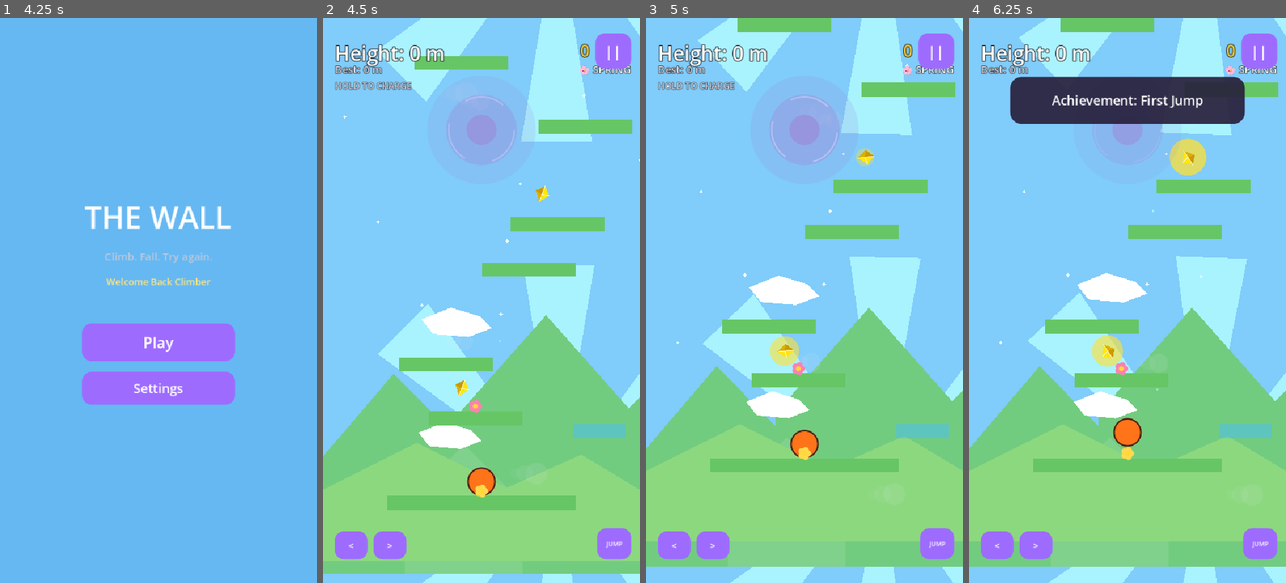
Above: before the commit, frames 1-4 (left to right).
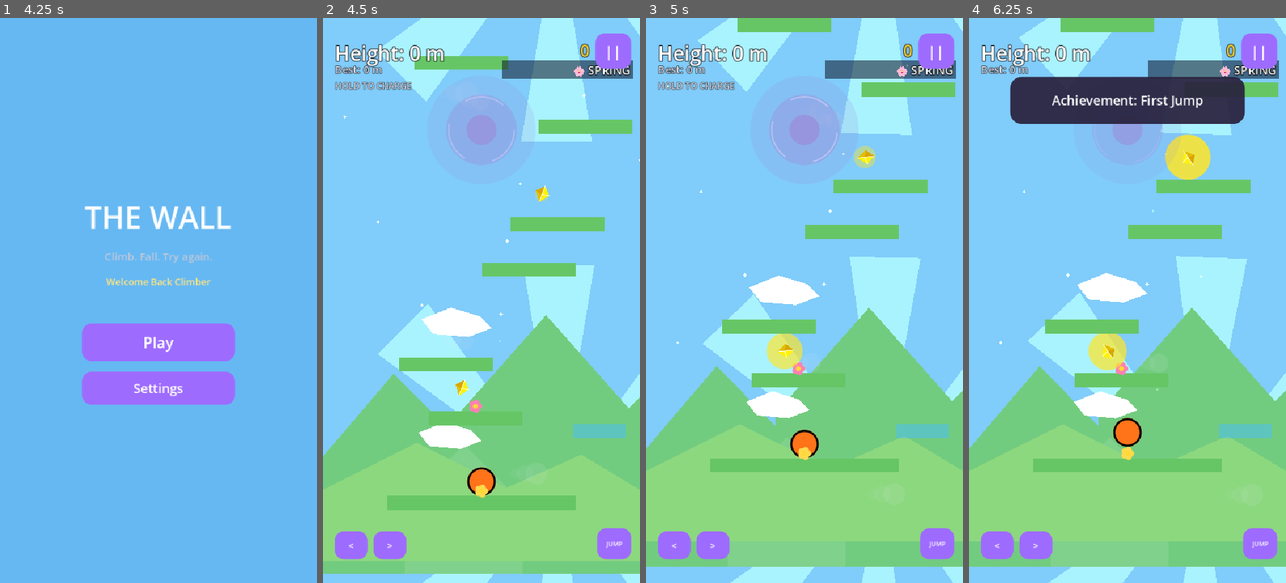
Above: after the commit, the same moments.

Repository: KEVIN-NGUYENDAD/TheWall
Game: Godot game, scene res://scenes/ui/MainMenu.tscn
The game is run twice, just before and just after one commit, with the same random seed, the same clock (stepped at 60 frames per second) and the same inputs.
Inputs (mouse positions are in pixels of both pictures, inside the frame that each line leads up to):
- Up to frame 1 (4.25 s): click (158, 294) at 0.52 s; type "Alex" at 0.6 s; click "Confirm" at 1.25 s; click "Settings" at 2 s; click "Change Name" at 2.75 s; click "Confirm" at 3.5 s
- Up to frame 2 (4.5 s): click "Play" at 4.25 s
- Up to frame 3 (5 s): no input
- Up to frame 4 (6.25 s): click "||" at 5 s; click "Resume" at 5.75 s

Frame 1 is identical in both runs. In frame 2, 1.3% of the frame differs, in the area x 45-98%, y 7-85%; in frame 3, 1.8%; in frame 4, 2.7%, in the area x 37-98%, y 7-76%.

Commit message:
Final Beta hotfix: real bird audio, quieter music, contrast, Easy mode
Add a real bird_chirp.mp3 (sourced, not synthesized) at the exact path
AudioManager expects — bird reward sounds now actually play. Fix the
path/extension mismatch that silently prevented bird and eagle sounds
from ever loading (code expected audio/sfx/*.ogg; the correct location
per spec is audio/bird_chirp.mp3 and audio/eagle.mp3 directly under
audio/). Add a 0.35s per-key cooldown so rapid bird pickups (e.g. a nest
spawning two at once) can't overlap into spam, and drop the bird chirp's
"hype" volume boost so it sits quieter than the boosted rewards — all
other SFX volumes are untouched.

Cut music volume another ~1/3 (-20.5dB -> -30dB) per continued feedback
that it still dominated gameplay SFX.

Strengthen contrast further: coin brighter/bigger glow and sparkle,
player outline fully opaque black, Eagle darkened toward a near-black
silhouette. Improved Season HUD readability with a background chip and
larger outlined text.

Reduced Easy difficulty another 50% (traps/eagles/gaps) per feedback;
Medium and Hard multipliers are unchanged since they already match the
previous Easy/Medium as instructed.

Co-Authored-By: Claude Sonnet 5 <noreply@anthropic.com>
Claude-Session: https://claude.ai/code/session_01Hf6f2B1HXdNvtGjYUAarzT

Diff:
--- a/scenes/ui/HUD.tscn
+++ b/scenes/ui/HUD.tscn
@@ -51,6 +51,18 @@
 horizontal_alignment = 2
 text = "0"
 
+[node name="SeasonBG" type="ColorRect" parent="."]
+mouse_filter = 2
+anchor_left = 1.0
+anchor_top = 0.0
+anchor_right = 1.0
+anchor_bottom = 0.0
+offset_left = -234.0
+offset_top = 72.0
+offset_right = -12.0
+offset_bottom = 104.0
+color = Color(0.05, 0.08, 0.15, 0.55)
+
 [node name="SeasonLabel" type="Label" parent="."]
 anchor_left = 1.0
 anchor_top = 0.0
@@ -59,12 +71,13 @@
 offset_left = -230.0
 offset_top = 74.0
 offset_right = -16.0
-offset_bottom = 100.0
-theme_override_font_sizes/font_size = 18
+offset_bottom = 102.0
+theme_override_font_sizes/font_size = 20
 theme_override_colors/font_color = Color(1, 1, 1, 1)
-theme_override_colors/font_outline_color = Color(0, 0, 0, 0.85)
-theme_override_constants/outline_size = 4
+theme_override_colors/font_outline_color = Color(0, 0, 0, 1.0)
+theme_override_constants/outline_size = 5
 horizontal_alignment = 2
+vertical_alignment = 1
 text = ""
 
 [node name="PauseButton" type="Button" parent="."]
--- a/scripts/autoload/AudioManager.gd
+++ b/scripts/autoload/AudioManager.gd
@@ -1,6 +1,7 @@
 extends Node
 
-# Plays one-shot SFX from real audio files under res://audio/sfx/.
+# Plays one-shot SFX from real audio files (mostly under res://audio/sfx/,
+# except bird_chirp.mp3 and eagle.mp3 which live directly under res://audio/).
 # No procedural synthesis — if a file for a given name doesn't exist yet,
 # play() silently does nothing. See audio/README.md for the expected manifest.
 
@@ -15,12 +16,21 @@
 	"dash": 4.0,
 	"checkpoint": 6.0,
 	"memory": 5.0,
-	"white_bird": 4.0,
-	"chirp": 4.0,
 	"near_miss": 5.0,
 	"eagle": 3.0,
 }
+# Bird chirp intentionally has no hype boost — it should sit quieter/gentler
+# than the boosted rewards above, not compete with them.
+const BIRD_CHIRP_VOLUME_DB: float = -6.0
 const HYPE_PITCH_VARIANCE: float = 0.14
+
+# Bird chirp fires on every reward-bird pickup, which can happen in quick
+# succession (e.g. a nest spawning two at once) — cooldown stops it from
+# overlapping into a spammy flutter of the same sound.
+const SFX_COOLDOWN_SEC: Dictionary = {
+	"white_bird": 0.35,
+	"chirp": 0.35,
+}
 
 const SFX_PATHS: Dictionary = {
 	"jump": "res://audio/sfx/jump.ogg",
@@ -31,17 +41,18 @@
 	"landing": "res://audio/sfx/landing.ogg",
 	"memory": "res://audio/sfx/memory.ogg",
 	"near_miss": "res://audio/sfx/nearmiss.ogg",
-	"white_bird": "res://audio/sfx/bird_chirp.ogg",
-	"chirp": "res://audio/sfx/bird_chirp.ogg",
+	"white_bird": "res://audio/bird_chirp.mp3",
+	"chirp": "res://audio/bird_chirp.mp3",
 	"area_discovery": "res://audio/sfx/area_discovery.ogg",
 	"click": "res://audio/sfx/click.ogg",
 	"unlock": "res://audio/sfx/unlock.ogg",
-	"eagle": "res://audio/sfx/eagle.ogg",
+	"eagle": "res://audio/eagle.mp3",
 }
 
 var _cache: Dictionary = {}
 var _voices: Array = []
 var _next_voice: int = 0
+var _last_played_ms: Dictionary = {}
 
 
 func _ready() -> void:
@@ -66,10 +77,22 @@
 func play(sfx_name: String) -> void:
 	if not _cache.has(sfx_name):
 		return
+
+	var cooldown: float = SFX_COOLDOWN_SEC.get(sfx_name, 0.0)
+	if cooldown > 0.0:
+		var now_ms: int = Time.get_ticks_msec()
+		var last_ms: int = _last_played_ms.get(sfx_name, -1000000)
+		if now_ms - last_ms < int(cooldown * 1000.0):
+			return
+		_last_played_ms[sfx_name] = now_ms
+
 	var voice: AudioStreamPlayer = _voices[_next_voice]
 	_next_voice = (_next_voice + 1) % VOICE_COUNT
 	voice.stream = _cache[sfx_name]
-	voice.volume_db = SFX_VOLUME_DB.get(sfx_name, 0.0)
+	if sfx_name == "white_bird" or sfx_name == "chirp":
+		voice.volume_db = BIRD_CHIRP_VOLUME_DB
+	else:
+		voice.volume_db = SFX_VOLUME_DB.get(sfx_name, 0.0)
 	var variance: float = HYPE_PITCH_VARIANCE if SFX_VOLUME_DB.has(sfx_name) else PITCH_VARIANCE
 	voice.pitch_scale = 1.0 + randf_range(-variance, variance)
 	voice.play()
--- a/scripts/autoload/MusicManager.gd
+++ b/scripts/autoload/MusicManager.gd
@@ -8,11 +8,10 @@
 # See audio/README.md for the current track mapping.
 
 const CROSSFADE_TIME: float = 4.0
-# Immersion pass: music was still dominating gameplay feedback (checkpoints,
-# coins, eagle warnings). Cut again to ~1/3 of the previous level — SFX
+# Hotfix pass: still too loud. Cut to ~1/3 of the previous level again — SFX
 # volumes in AudioManager are untouched.
-# (-11dB -> -20.5dB is roughly a further 1/3 linear-loudness reduction.)
-const SEASON_VOLUME_DB: float = -20.5
+# (-20.5dB -> -30.0dB is roughly a further 1/3 linear-loudness reduction.)
+const SEASON_VOLUME_DB: float = -30.0
 const SILENT_DB: float = -80.0
 
 # Only 3 real tracks exist; adjacent seasons share one so the whole climb
@@ -25,7 +24,7 @@
 	"res://audio/music/the_mountain-fantasy-quest-184140.mp3", # Storm
 ]
 const MENU_TRACK_PATH: String = "res://audio/music/velariomusic-happy-vibes-591803.mp3"
-const MENU_VOLUME_DB: float = -20.5
+const MENU_VOLUME_DB: float = -30.0
 
 var _season_streams: Array = []
 var _player_a: AudioStreamPlayer
--- a/scripts/player/Visual.gd
+++ b/scripts/player/Visual.gd
@@ -9,6 +9,6 @@
 func _draw() -> void:
 	draw_circle(Vector2.ZERO, radius, body_color, true, -1.0, true)
 	# Dark outline so the player reads clearly against any sky/season color.
-	draw_arc(Vector2.ZERO, radius - 1.0, 0.0, TAU, 32, Color(0.05, 0.05, 0.1, 0.8), 2.5, true)
+	draw_arc(Vector2.ZERO, radius - 1.5, 0.0, TAU, 32, Color(0.0, 0.0, 0.0, 1.0), 3.5, true)
 	if is_charging:
 		draw_arc(Vector2.ZERO, radius + 6.0, 0.0, TAU * charge_ratio, 32, Color(1.0, 0.3, 0.3), 4.0, true)
--- a/scripts/world/Coin.gd
+++ b/scripts/world/Coin.gd
@@ -3,10 +3,10 @@
 signal collected
 
 const RADIUS: float = 12.0
-const GEM_COLOR: Color = Color(1.0, 0.9, 0.05, 1.0)
-const GEM_DARK: Color = Color(0.8, 0.6, 0.0, 1.0)
-const FACET_COLOR: Color = Color(1.0, 0.98, 0.8, 0.95)
-const GLOW_COLOR: Color = Color(1.0, 0.88, 0.2, 0.75)
+const GEM_COLOR: Color = Color(1.0, 0.95, 0.0, 1.0)
+const GEM_DARK: Color = Color(0.85, 0.65, 0.0, 1.0)
+const FACET_COLOR: Color = Color(1.0, 1.0, 0.85, 1.0)
+const GLOW_COLOR: Color = Color(1.0, 0.9, 0.15, 0.85)
 const SPARKLE_COLOR: Color = Color(1.0, 1.0, 0.95, 1.0)
 
 var is_collected: bool = false
@@ -33,7 +33,7 @@
 
 func _draw() -> void:
 	var pulse: float = 0.6 + 0.4 * sin(_t * 4.0)
-	draw_circle(Vector2.ZERO, RADIUS * 2.6 * pulse, Color(GLOW_COLOR.r, GLOW_COLOR.g, GLOW_COLOR.b, GLOW_COLOR.a * pulse), true, -1.0, true)
+	draw_circle(Vector2.ZERO, RADIUS * 3.2 * pulse, Color(GLOW_COLOR.r, GLOW_COLOR.g, GLOW_COLOR.b, GLOW_COLOR.a * pulse), true, -1.0, true)
 
 	# faceted gem silhouette: pointed top, wide middle, pointed bottom
 	var top: Vector2 = Vector2(0, -RADIUS * 1.3)
@@ -59,9 +59,9 @@
 			var s_alpha: float = 1.0 - (sparkle_phase / 1.2)
 			var s_angle: float = i * 2.4
 			var s_pos: Vector2 = Vector2(cos(s_angle), sin(s_angle)) * RADIUS * 1.7
-			_draw_sparkle(s_pos, 4.0 * s_alpha, Color(SPARKLE_COLOR.r, SPARKLE_COLOR.g, SPARKLE_COLOR.b, s_alpha))
+			_draw_sparkle(s_pos, 6.5 * s_alpha, Color(SPARKLE_COLOR.r, SPARKLE_COLOR.g, SPARKLE_COLOR.b, s_alpha))
 
 
 func _draw_sparkle(pos: Vector2, size: float, color: Color) -> void:
-	draw_line(pos + Vector2(-size, 0), pos + Vector2(size, 0), color, 1.5, true)
-	draw_line(pos + Vector2(0, -size), pos + Vector2(0, size), color, 1.5, true)
+	draw_line(pos + Vector2(-size, 0), pos + Vector2(size, 0), color, 2.0, true)
+	draw_line(pos + Vector2(0, -size), pos + Vector2(0, size), color, 2.0, true)
--- a/scripts/world/Main.gd
+++ b/scripts/world/Main.gd
@@ -76,15 +76,15 @@
 const FLOWER_CHANCE: float = 0.2
 
 # Difficulty modes: multipliers applied on top of the base level curve.
-# Immersion pass: shifted every tier down again per feedback — the old
-# Medium multipliers (1.0x) now define Hard, the old Easy multipliers
-# (0.5x) now define Medium, and a brand new, gentler Easy (0.25x, smaller
-# gaps for more forgiving jumps) sits below that.
-const DIFFICULTY_TRAP_MULT: Dictionary = {"EASY": 0.25, "MEDIUM": 0.5, "HARD": 1.0}
-const DIFFICULTY_HAZARD_MULT: Dictionary = {"EASY": 0.25, "MEDIUM": 0.5, "HARD": 1.0}
-const DIFFICULTY_GAP_MULT: Dictionary = {"EASY": 0.65, "MEDIUM": 0.8, "HARD": 1.0}
+# Hotfix pass: Medium/Hard stay put (Medium == previous Easy, Hard ==
+# previous Medium, per the standing instruction that those two are already
+# right) — only Easy was cut another 50% (traps/eagles/gaps) for even
+# safer jumps and more recovery room.
+const DIFFICULTY_TRAP_MULT: Dictionary = {"EASY": 0.125, "MEDIUM": 0.5, "HARD": 1.0}
+const DIFFICULTY_HAZARD_MULT: Dictionary = {"EASY": 0.125, "MEDIUM": 0.5, "HARD": 1.0}
+const DIFFICULTY_GAP_MULT: Dictionary = {"EASY": 0.55, "MEDIUM": 0.8, "HARD": 1.0}
 const DIFFICULTY_BIRD_INTERVAL_MULT: Dictionary = {"EASY": 0.6, "MEDIUM": 1.0, "HARD": 1.6}
-const DIFFICULTY_EAGLE_CHANCE_MULT: Dictionary = {"EASY": 0.25, "MEDIUM": 0.5, "HARD": 1.0}
+const DIFFICULTY_EAGLE_CHANCE_MULT: Dictionary = {"EASY": 0.125, "MEDIUM": 0.5, "HARD": 1.0}
 const EAGLE_BASE_CHANCE: float = 0.25
 
 # Coin-reward power-ups (Shop).
--- a/scripts/world/PredatorBird.gd
+++ b/scripts/world/PredatorBird.gd
@@ -8,8 +8,8 @@
 const TELEGRAPH_TIME: float = 0.7
 const DIVE_SPEED: float = 340.0
 const LIFETIME: float = 4.0
-const COLOR: Color = Color(0.35, 0.06, 0.05, 1.0)
-const ACCENT_COLOR: Color = Color(0.55, 0.28, 0.04, 1.0)
+const COLOR: Color = Color(0.12, 0.03, 0.03, 1.0)
+const ACCENT_COLOR: Color = Color(0.3, 0.14, 0.02, 1.0)
 const WARNING_COLOR: Color = Color(1.0, 0.55, 0.1, 1.0)
 const EYE_COLOR: Color = Color(1.0, 0.95, 0.15, 1.0)
 
Not shown, added: audio/bird_chirp.mp3.import
Not shown, changed: audio/README.md
Not shown, added: audio/bird_chirp.mp3
Not shown, changed: docs/AUDIO_ASSET_LIST.md
